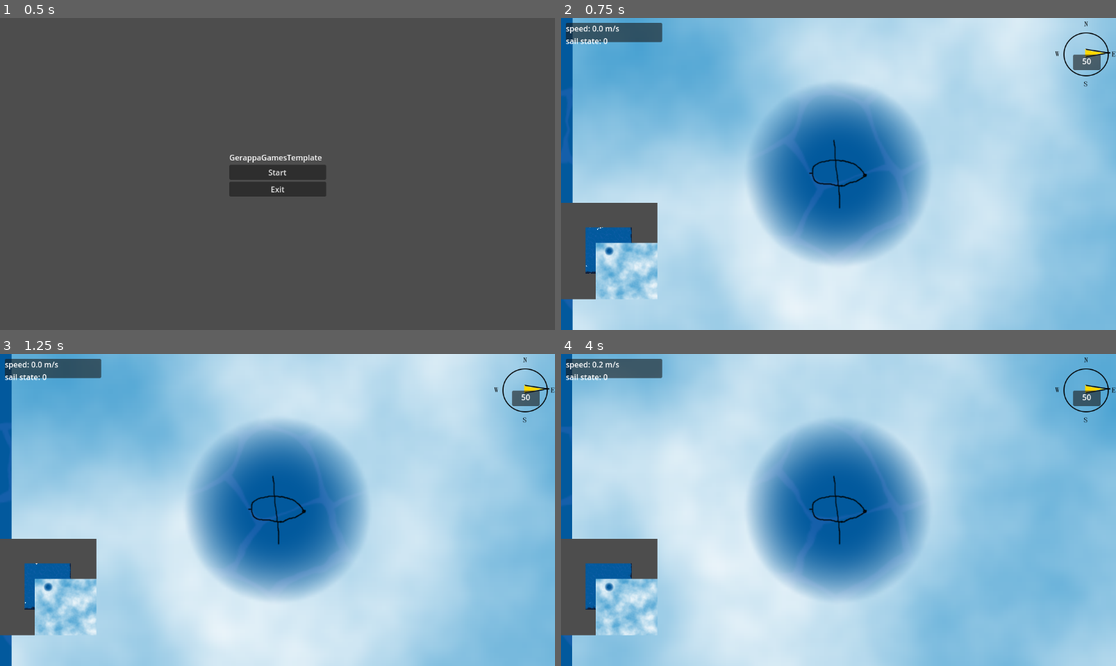
Above: before the commit, frames 1-4 (two rows, left to right).
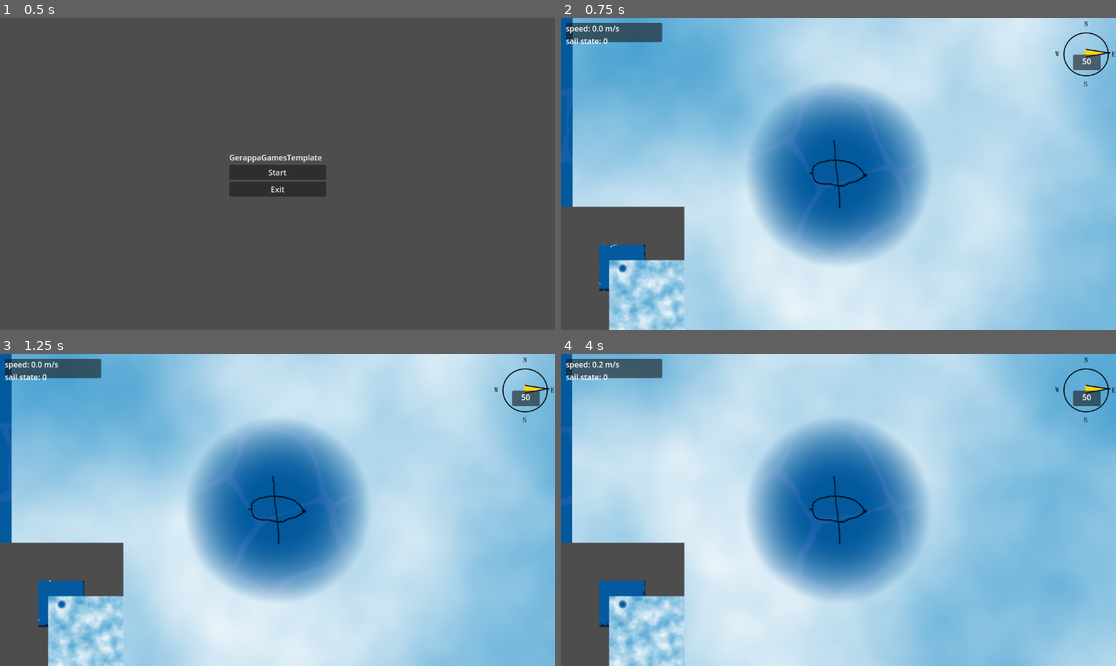
Above: after the commit, the same moments.

Repository: danigeri/AnchorAndAlmanac
Game: Godot game, scene res://Intro/intro.tscn
The game is run twice, just before and just after one commit, with the same random seed, the same clock (stepped at 60 frames per second) and the same inputs. Video files are missing from this copy of the repository; at most half a second of black plays in their place.
Inputs:
- Up to frame 1 (0.5 s): no input
- Up to frame 2 (0.75 s): click "Start" at 0.5 s
- Up to frame 3 (1.25 s): no input
- Up to frame 4 (4 s): tap Enter (ui_accept) at 1.25, 1.52, 2, 2.27, 2.75, 3.5, 3.77 s; hold Right (ui_right) 1.28-2.03 s; hold Down (ui_down) 2.03-2.78 s; hold Right (ui_right) 2.78-3.53 s; hold Up (ui_up) from 3.53 s (still down)

Frame 1 is identical in both runs. In frame 2, 5.1% of the frame differs, in the area x 0-23%, y 59-100%; in frame 3, 5.0%; in frame 4, 5.2%.

Commit message:
minimap position fixed

Diff:
--- a/Minimap/Minimap.tscn
+++ b/Minimap/Minimap.tscn
@@ -8,13 +8,17 @@
 [node name="CanvasLayer" type="CanvasLayer" parent="."]
 
 [node name="SubViewportContainer" type="SubViewportContainer" parent="CanvasLayer"]
-offset_top = 384.0
+anchors_preset = 2
+anchor_top = 1.0
+anchor_bottom = 1.0
+offset_top = -256.0
 offset_right = 256.0
-offset_bottom = 640.0
+grow_vertical = 0
+stretch = true
 
 [node name="SubViewport" type="SubViewport" parent="CanvasLayer/SubViewportContainer"]
 handle_input_locally = false
-size = Vector2i(200, 200)
+size = Vector2i(256, 256)
 render_target_update_mode = 4
 
 [node name="Camera2D" type="Camera2D" parent="CanvasLayer/SubViewportContainer/SubViewport"]
--- a/game_loop.tscn
+++ b/game_loop.tscn
@@ -64,6 +64,7 @@
 offset_right = 1057.0
 
 [node name="Minimap" parent="UI" node_paths=PackedStringArray("player") instance=ExtResource("8_lxk7w")]
+position = Vector2(4, 0)
 player = NodePath("../../Ship")
 
 [connection signal="update_wind" from="Wind" to="Ship" method="_on_wind_update_wind"]
